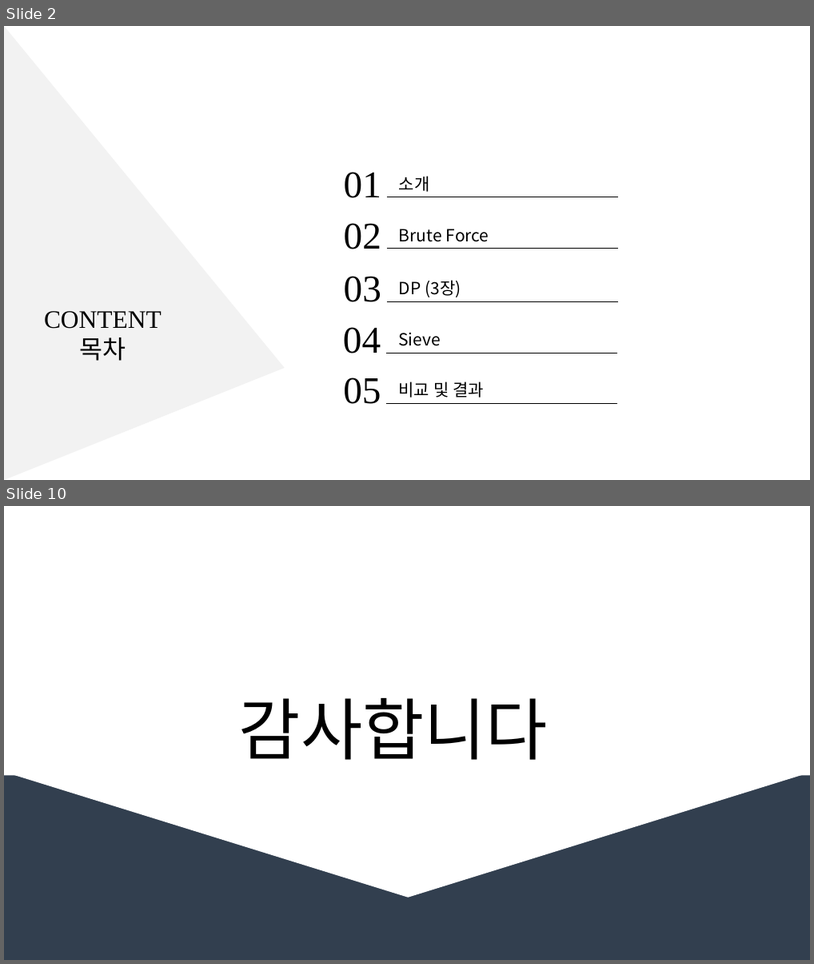
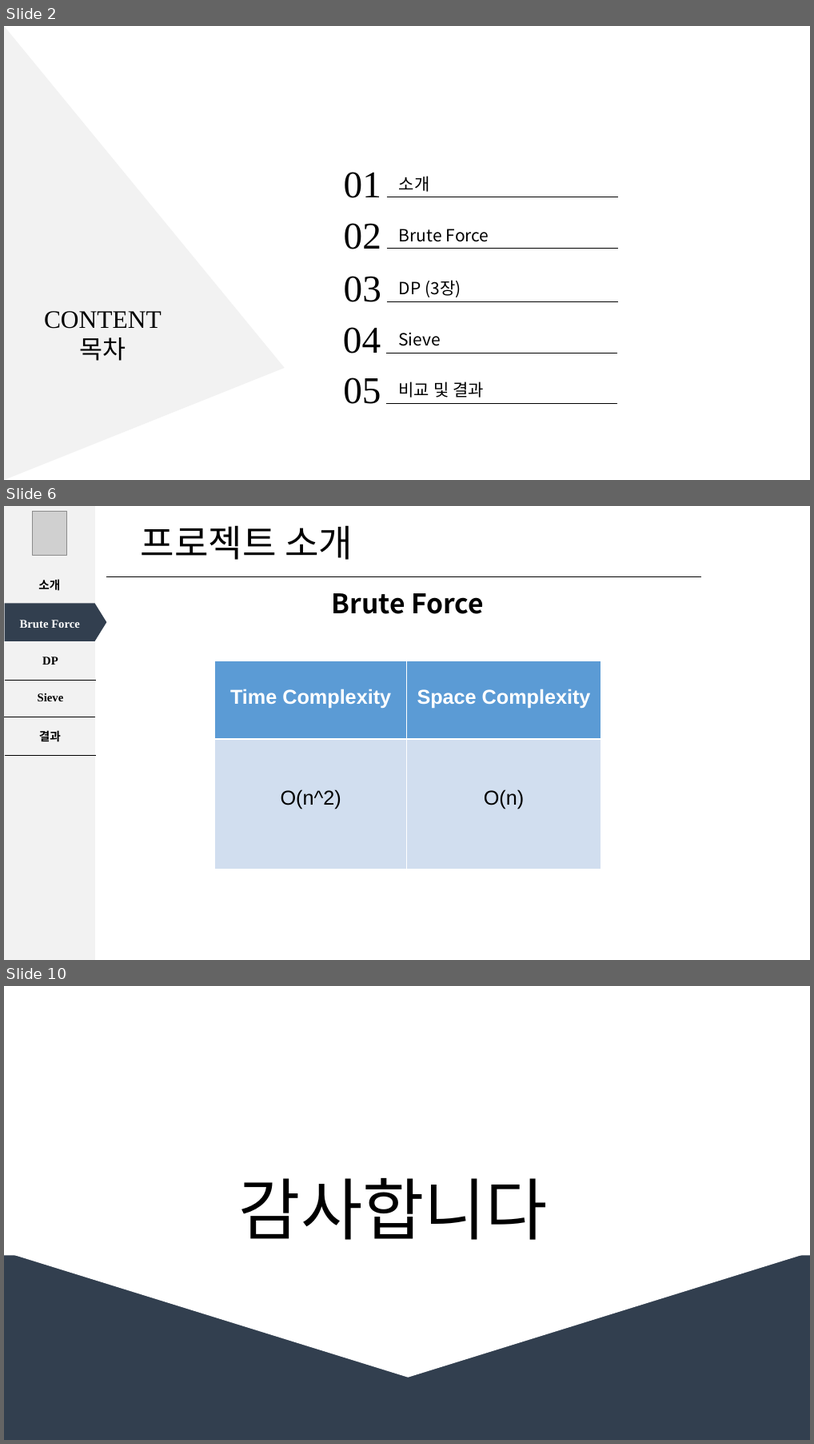
Before and after one commit to Jack-93/AlgorithmCode, a slide deck: 2014270243_오재욱_알고리즘_개인과제.pptx. Shown one above the other, each under a label of ours: slides 2 and 10 before the commit, slides 2, 6 and 10 after it; the slides between them are not shown. The pictures are 814x964 and 814x1444 pixels, drawn with LibreOffice and Linux fonts; fonts in the diff are those of the drawing; grey boxes stand for pictures. Boxes give left, top, right and bottom in pixels: in the first picture for what was removed or moved away, otherwise in the second. Text is boxed around its words. In the diff, an @@ line names an element or a change of style, - is before the commit and + after.

```diff
--- a/2014270243_오재욱_알고리즘_개인과제.pptx
+++ b/2014270243_오재욱_알고리즘_개인과제.pptx
@@ slide 6 added at [4,506,810,960], background #FFFFFF @@
@@ rectangle added at [4,506,95,960], fill #F2F2F2 @@
@@ picture added at [33,511,67,555] @@
@@ title added at [141,525,353,560], 44 pt, text #000000 @@
+프로젝트 소개
@@ line added from (106, 576) to (702, 576), #000000 1 pt @@
@@ text added at [38,579,60,591], 14 pt, text #000000, bold @@
+소개
@@ text added at [332,593,484,614], 32 pt, text #000000, bold @@
+Brute Force
@@ pentagon arrow added at [5,604,107,641], fill #323F4F @@
@@ text added at [20,620,80,628], 14 pt, text #FFFFFF, bold @@
+Brute Force
@@ text added at [42,656,58,664], 14 pt, text #000000, bold @@
+DP
@@ table added at [215,661,602,869], 2 rows, 2 columns @@
+Time Complexity | Space Complexity
+O(n^2) | O(n)
@@ line added from (96, 680) to (5, 680), #000000 0.75 pt @@
@@ text added at [38,693,64,701], 14 pt, text #000000, bold @@
+Sieve
@@ line added from (94, 717) to (4, 717), #000000 0.75 pt @@
@@ text added at [39,730,61,742], 14 pt, text #000000, bold @@
+결과
@@ line added from (96, 756) to (5, 756), #000000 0.75 pt @@
```
Also in this commit, not shown: 5 slides changed, 1 slide removed, 9 other files.
